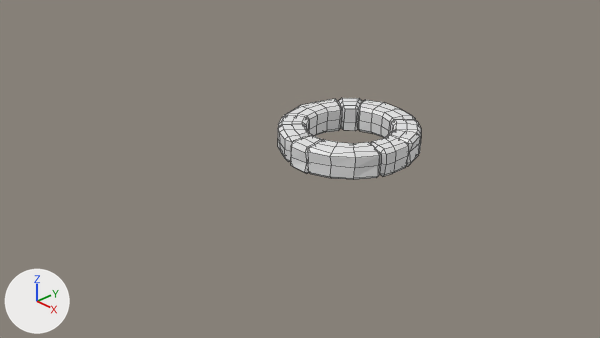
A saved change to the Blender file Blender/LowPolyWellTutorial.blend.
Rendered twice from the file's camera 'Camera'. The axes (+X, +Y, +Z) are drawn at lower left. The lights are the same throughout. Mesh edges are drawn as thin lines.
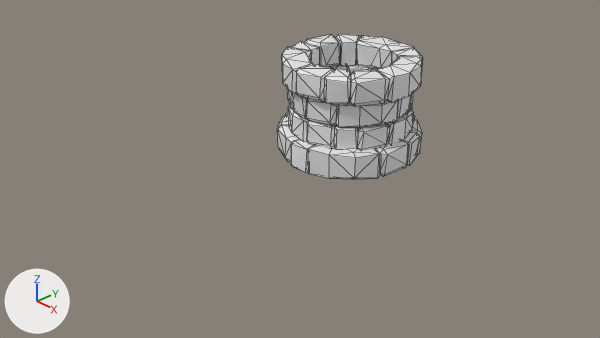
What differs and where, as boxes (x1, y1, x2, y2) in the pictures (600 x 338 px):
'Cube.010', modifiers changed
    before: (278, 98, 421, 180)
    after: (277, 113, 422, 179)
'Cube.003', added
    after: (282, 34, 423, 107)
'Cube.001', added
    after: (288, 103, 413, 150)
'Cube.002', added
    after: (287, 62, 414, 127)

Diff of the bpy script that builds the scene:
```diff
--- a/Blender/LowPolyWellTutorial.blend.py
+++ b/Blender/LowPolyWellTutorial.blend.py
@@ ob_cube_010 @@
 _m = ob_cube_010.modifiers.new('SimpleDeform', 'SIMPLE_DEFORM')
 _m.angle = 6.283
+_m = ob_cube_010.modifiers.new('Decimate', 'DECIMATE')
+_m.ratio = 0.331
@@ ob_cube_003 @@
+ob_cube_003 = bpy.data.objects.new('Cube.003', me_cube_012.copy())  # the mesh of ob_cube_010
+ob_cube_003.location = (-0.557, 0.619, 1.386)
+ob_cube_003.rotation_euler = (0.0, 0.0, -1.344)  # degrees (0, 0, -77)
+ob_cube_003.scale = (0.95, 0.95, 0.95)
+_m = ob_cube_003.modifiers.new('SimpleDeform', 'SIMPLE_DEFORM')
+_m.deform_method = 'BEND'
+_m.deform_axis = 'Z'
+_m.factor = 6.283
+_m.angle = 6.283
+_m = ob_cube_003.modifiers.new('Decimate', 'DECIMATE')
+_m.ratio = 0.331
@@ ob_cube_002 @@
+ob_cube_002 = bpy.data.objects.new('Cube.002', me_cube_012.copy())  # the mesh of ob_cube_010
+ob_cube_002.location = (-0.41, 1.129, 1.03)
+ob_cube_002.rotation_euler = (0.0, 0.0, -2.106)  # degrees (0, 0, -121)
+ob_cube_002.scale = (0.863, 0.863, 0.863)
+_m = ob_cube_002.modifiers.new('SimpleDeform', 'SIMPLE_DEFORM')
+_m.deform_method = 'BEND'
+_m.deform_axis = 'Z'
+_m.factor = 6.283
+_m.angle = 6.283
+_m = ob_cube_002.modifiers.new('Decimate', 'DECIMATE')
+_m.ratio = 0.331
@@ ob_cube_001 @@
+ob_cube_001 = bpy.data.objects.new('Cube.001', me_cube_012.copy())  # the mesh of ob_cube_010
+ob_cube_001.location = (-0.464, 0.545, 0.696)
+ob_cube_001.rotation_euler = (0.0, 0.0, -1.206)  # degrees (0, 0, -69)
+ob_cube_001.scale = (0.863, 0.863, 0.863)
+_m = ob_cube_001.modifiers.new('SimpleDeform', 'SIMPLE_DEFORM')
+_m.deform_method = 'BEND'
+_m.deform_axis = 'Z'
+_m.factor = 6.283
+_m.angle = 6.283
+_m = ob_cube_001.modifiers.new('Decimate', 'DECIMATE')
+_m.ratio = 0.331
```
